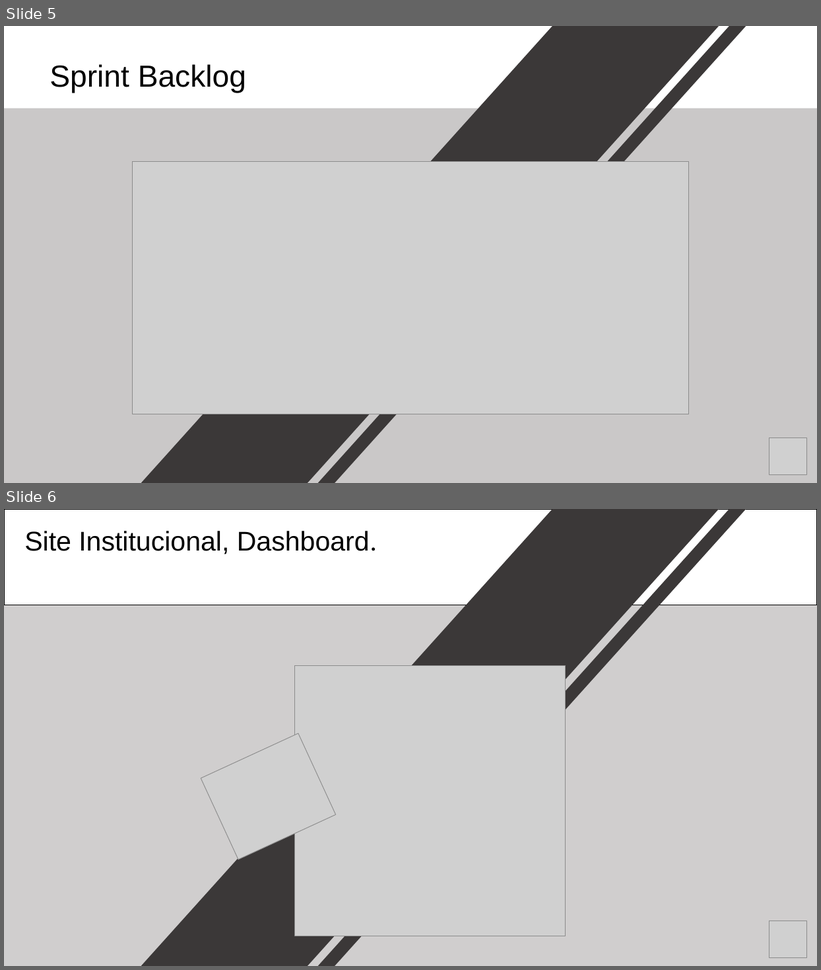
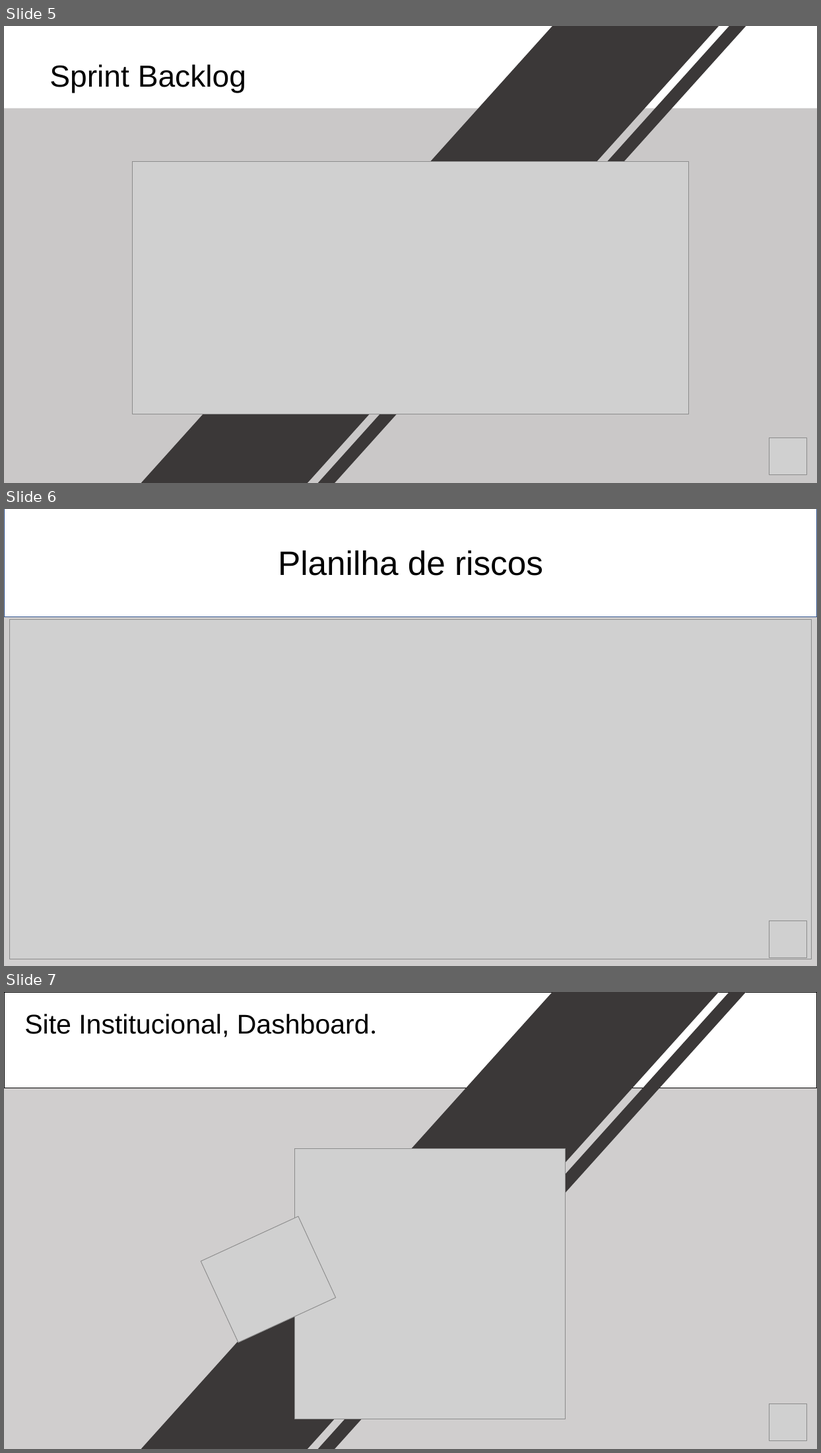
Before and after one commit to rafael-rochaalmeida/Harbor-Solutions, a slide deck: Sprint2/Documentação/Apresentação Sprint 2.pptx. Shown one above the other, each under a label of ours: slides 5 and 6 before the commit, slides 5, 6 and 7 after it. The pictures are 821x970 and 821x1453 pixels, drawn with LibreOffice and Linux fonts; fonts in the diff are those of the drawing; grey boxes stand for pictures. Boxes give left, top, right and bottom in pixels: in the first picture for what was removed or moved away, otherwise in the second. Text is boxed around its words. In the diff, an @@ line names an element or a change of style, - is before the commit and + after.

Commit message:
Ptt completo

```diff
--- a/Sprint2/Documentação/Apresentação Sprint 2.pptx
+++ b/Sprint2/Documentação/Apresentação Sprint 2.pptx
@@ slide 6 added at (4, 509, 817, 966), background #D0CECE @@
@@ rectangle added at (4, 509, 817, 617), fill #FFFFFF, outline #325491 1 pt, 40 pt, text #000000 @@
+Planilha de riscos
@@ picture added at (9, 620, 812, 960) @@
@@ picture added at (770, 921, 807, 958) @@
@@ what was slide 6 is now slide 7 @@
```
